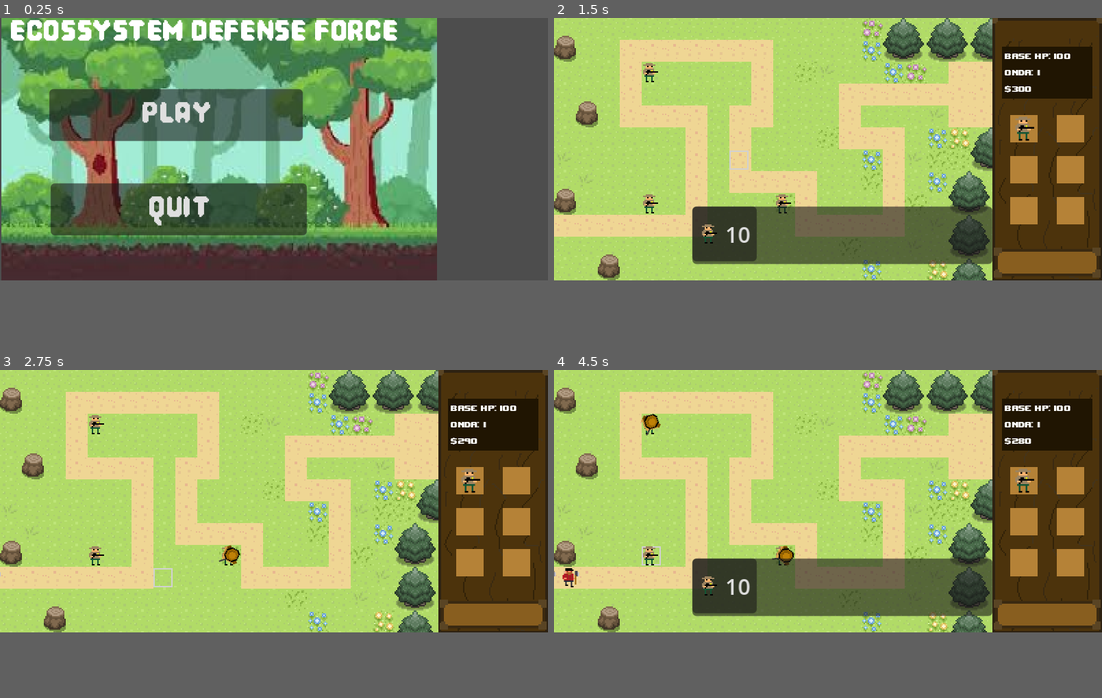
Above: before the commit, frames 1-4 (two rows, left to right).
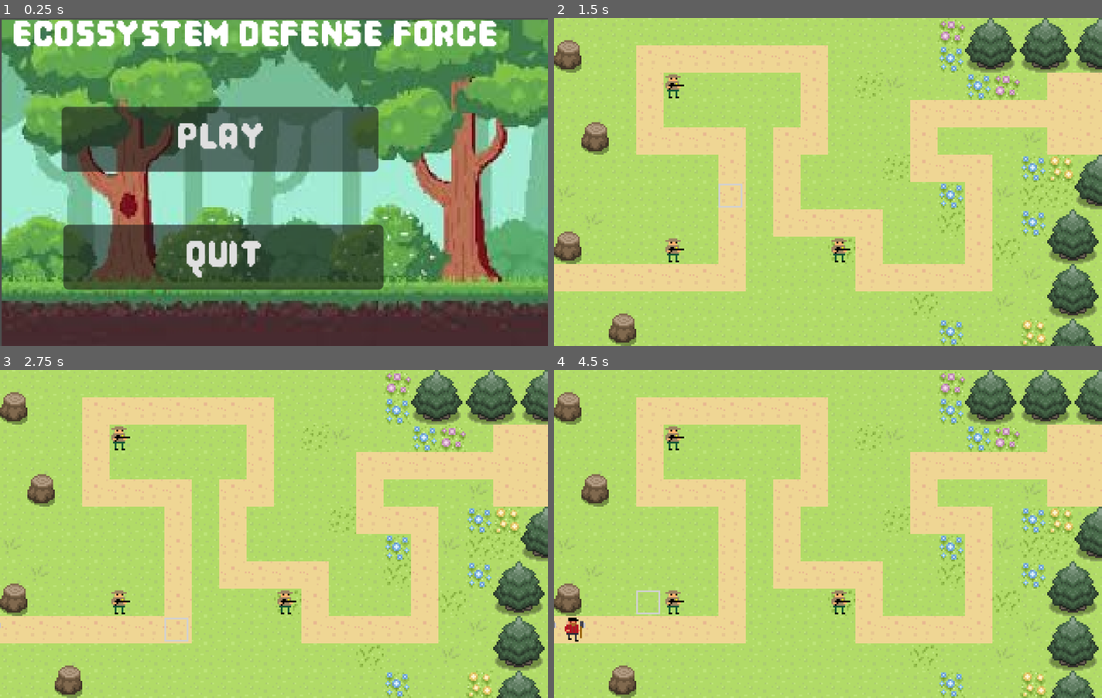
Above: after the commit, the same moments.

Repository: Ecosystem-defense-force/jogo
Game: Godot game, scene res://MenuPrincipal.tscn
Two runs of this game, one before a commit and one after it. Both use one fixed random seed, a clock stepped at 60 frames per second and the inputs below.
Inputs (mouse positions are in pixels of both pictures, inside the frame that each line leads up to):
- Up to frame 1 (0.25 s): no input
- Up to frame 2 (1.5 s): click "Play" at 0.5 s; tap Enter at 1.25 s; drag from (784, 204) to (652, 73) at 1.27 s
- Up to frame 3 (2.75 s): click (169, 586) at 2 s, where only the run before the commit has a clickable "10"
- Up to frame 4 (4.5 s): drag from (652, 425) to (784, 556) at 2.77 s; click (723, 586) at 3.5 s, where only the run before the commit has a clickable "10"; move the mouse to (652, 556) at 4.27 s; click (652, 556) at 4.42 s
In our replay, the window is 800x384 before the commit and 800x480 after it. These sizes can differ from the game's own. Grey fills any space a smaller window leaves; there, only what the larger window draws over its background counts as a difference.

The runs differ from the first frame. In frame 1, 76% of the frame differs, in the area x 0-100%, y 0-100%; in frame 2, 56%; in frame 3, 51%; in frame 4, 56%.

Commit message:
Resolvendo bug das telas

Diff:
--- a/ecosystem-defence-force/MenuPrincipal.tscn
+++ b/ecosystem-defence-force/MenuPrincipal.tscn
@@ -31,7 +31,8 @@
 anchor_right = 1.0
 anchor_bottom = 1.0
 offset_top = -4.0
-offset_right = -9.0
+offset_right = -79.0
+offset_bottom = 1.0
 grow_horizontal = 2
 grow_vertical = 2
 script = SubResource("GDScript_ba235")
@@ -78,8 +79,8 @@
 [node name="TextureRect" type="TextureRect" parent="."]
 layout_mode = 0
 offset_left = 1.0
-offset_top = -1.0
-offset_right = 319.0
+offset_top = 5.0
+offset_right = 329.0
 offset_bottom = 197.0
 texture = ExtResource("1_0oe1n")
 
--- a/ecosystem-defence-force/project.godot
+++ b/ecosystem-defence-force/project.godot
@@ -15,7 +15,7 @@
 [application]
 
 config/name="EcosystemDefenceForce"
-run/main_scene="uid://dx20rbqnp30ln"
+run/main_scene="uid://d10sqpwwvpya"
 config/features=PackedStringArray("4.5", "Forward Plus")
 config/icon="res://icon.svg"
 
@@ -25,12 +25,18 @@
 
 [display]
 
-window/size/viewport_width=400
+window/size/viewport_width=320
 window/size/viewport_height=192
+window/size/mode=2
 window/size/resizable=false
 window/stretch/mode="canvas_items"
 window/vsync/vsync_mode=0
 window/vsync/mode=0
+
+[global_group]
+
+InimigoArea=""
+Slots=""
 
 [layer_names]
 
--- a/ecosystem-defence-force/tela_derrota.gd
+++ b/ecosystem-defence-force/tela_derrota.gd
@@ -12,8 +12,8 @@
 
 
 func _on_menu_pressed() -> void:
-	pass # Replace with function body.
+	get_tree().change_scene_to_file("res://MenuPrincipal.tscn") # Replace with function body.
 
 
 func _on_quit_pressed() -> void:
-	pass # Replace with function body.
+	get_tree().quit() # Replace with function body.
--- a/ecosystem-defence-force/tela_derrota.tscn
+++ b/ecosystem-defence-force/tela_derrota.tscn
@@ -1,4 +1,8 @@
-[gd_scene load_steps=0 format=3 uid="uid://loxi71omvgw3"]
+[gd_scene load_steps=4 format=3 uid="uid://loxi71omvgw3"]
+
+[ext_resource type="Texture2D" uid="uid://bnailvsarh1lk" path="res://sprites/forest_on_fire_320x192.png" id="1_6l0yx"]
+[ext_resource type="Script" uid="uid://b2rkn334bin18" path="res://tela_derrota.gd" id="1_kkw63"]
+[ext_resource type="FontFile" uid="uid://dmmiu372rqjto" path="res://sprites/Pixel Game.otf" id="2_kkw63"]
 
 [node name="TelaDerrota" type="Control"]
 layout_mode = 3
@@ -7,3 +11,42 @@
 anchor_bottom = 1.0
 grow_horizontal = 2
 grow_vertical = 2
+script = ExtResource("1_kkw63")
+
+[node name="TextureRect" type="TextureRect" parent="."]
+layout_mode = 0
+offset_right = 40.0
+offset_bottom = 40.0
+texture = ExtResource("1_6l0yx")
+
+[node name="CanvasLayer" type="CanvasLayer" parent="."]
+
+[node name="VBoxContainer" type="VBoxContainer" parent="CanvasLayer"]
+anchors_preset = 15
+anchor_right = 1.0
+anchor_bottom = 1.0
+grow_horizontal = 2
+grow_vertical = 2
+alignment = 1
+
+[node name="Label" type="Label" parent="CanvasLayer/VBoxContainer"]
+layout_mode = 2
+theme_override_fonts/font = ExtResource("2_kkw63")
+theme_override_font_sizes/font_size = 29
+text = "Game Over!"
+horizontal_alignment = 1
+
+[node name="Menu" type="Button" parent="CanvasLayer/VBoxContainer"]
+layout_mode = 2
+theme_override_fonts/font = ExtResource("2_kkw63")
+theme_override_font_sizes/font_size = 29
+text = "Menu"
+
+[node name="Quit" type="Button" parent="CanvasLayer/VBoxContainer"]
+layout_mode = 2
+theme_override_fonts/font = ExtResource("2_kkw63")
+theme_override_font_sizes/font_size = 29
+text = "Quit"
+
+[connection signal="pressed" from="CanvasLayer/VBoxContainer/Menu" to="." method="_on_menu_pressed"]
+[connection signal="pressed" from="CanvasLayer/VBoxContainer/Quit" to="." method="_on_quit_pressed"]
--- a/ecosystem-defence-force/tela_vitoria.gd
+++ b/ecosystem-defence-force/tela_vitoria.gd
@@ -12,8 +12,8 @@
 
 
 func _on_menu_pressed() -> void:
-	pass # Replace with function body.
+	get_tree().change_scene_to_file("res://MenuPrincipal.tscn") # Replace with function body.
 
 
 func _on_quit_pressed() -> void:
-	pass # Replace with function body.
+	get_tree().quit() # Replace with function body.
--- a/ecosystem-defence-force/tela_vitoria.tscn
+++ b/ecosystem-defence-force/tela_vitoria.tscn
@@ -1,4 +1,8 @@
-[gd_scene load_steps=0 format=3 uid="uid://blf64undagpum"]
+[gd_scene load_steps=4 format=3 uid="uid://blf64undagpum"]
+
+[ext_resource type="FontFile" uid="uid://dmmiu372rqjto" path="res://sprites/Pixel Game.otf" id="1_nsdld"]
+[ext_resource type="Script" uid="uid://dpgtjy2lkidyw" path="res://tela_vitoria.gd" id="1_sw3hn"]
+[ext_resource type="Texture2D" uid="uid://cjaq3bmobstej" path="res://sprites/victorious_forest_no_text_320x192.png" id="2_sw3hn"]
 
 [node name="Tela_vitoria" type="Control"]
 layout_mode = 3
@@ -7,3 +11,41 @@
 anchor_bottom = 1.0
 grow_horizontal = 2
 grow_vertical = 2
+script = ExtResource("1_sw3hn")
+
+[node name="CanvasLayer" type="CanvasLayer" parent="."]
+
+[node name="VBoxContainer" type="VBoxContainer" parent="CanvasLayer"]
+anchors_preset = 15
+anchor_right = 1.0
+anchor_bottom = 1.0
+grow_horizontal = 2
+grow_vertical = 2
+alignment = 1
+
+[node name="Label" type="Label" parent="CanvasLayer/VBoxContainer"]
+layout_mode = 2
+theme_override_fonts/font = ExtResource("1_nsdld")
+theme_override_font_sizes/font_size = 29
+text = "You Saved The Forest!"
+
+[node name="Menu" type="Button" parent="CanvasLayer/VBoxContainer"]
+layout_mode = 2
+theme_override_fonts/font = ExtResource("1_nsdld")
+theme_override_font_sizes/font_size = 29
+text = "Menu"
+
+[node name="Quit" type="Button" parent="CanvasLayer/VBoxContainer"]
+layout_mode = 2
+theme_override_fonts/font = ExtResource("1_nsdld")
+theme_override_font_sizes/font_size = 29
+text = "Quit"
+
+[node name="TextureRect" type="TextureRect" parent="."]
+layout_mode = 0
+offset_right = 40.0
+offset_bottom = 40.0
+texture = ExtResource("2_sw3hn")
+
+[connection signal="pressed" from="CanvasLayer/VBoxContainer/Menu" to="." method="_on_menu_pressed"]
+[connection signal="pressed" from="CanvasLayer/VBoxContainer/Quit" to="." method="_on_quit_pressed"]
Not shown: 1 places in ecosystem-defence-force/MenuPrincipal.tscn that only renumber resources
